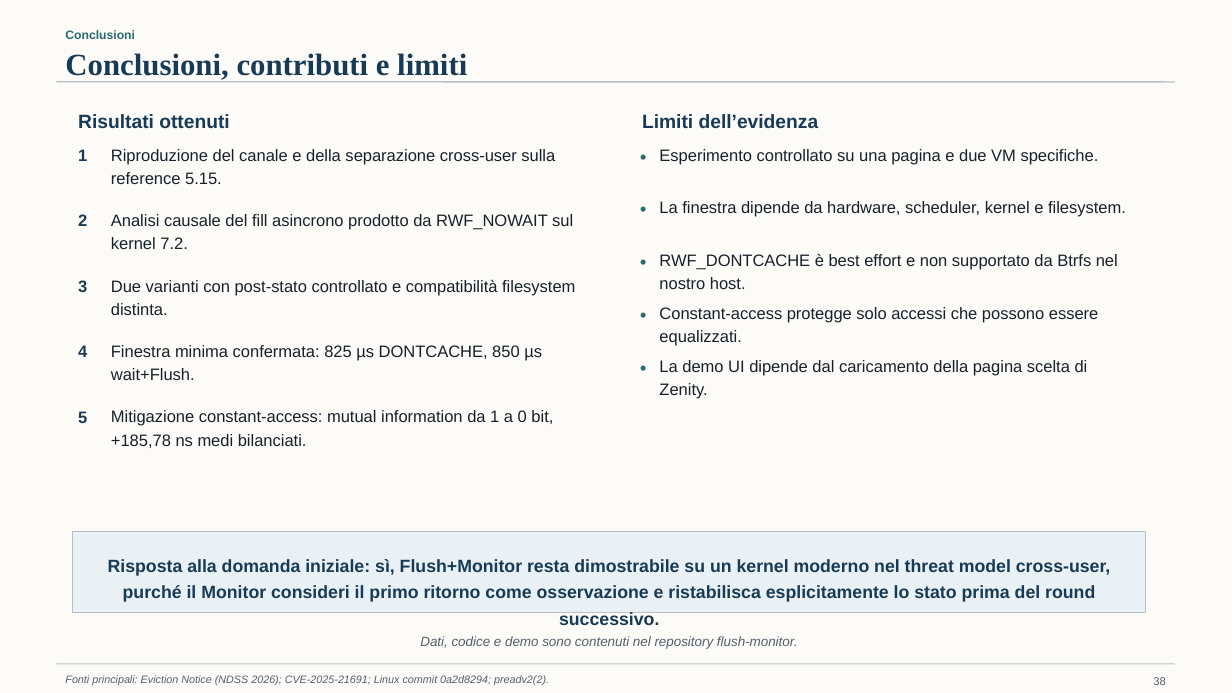
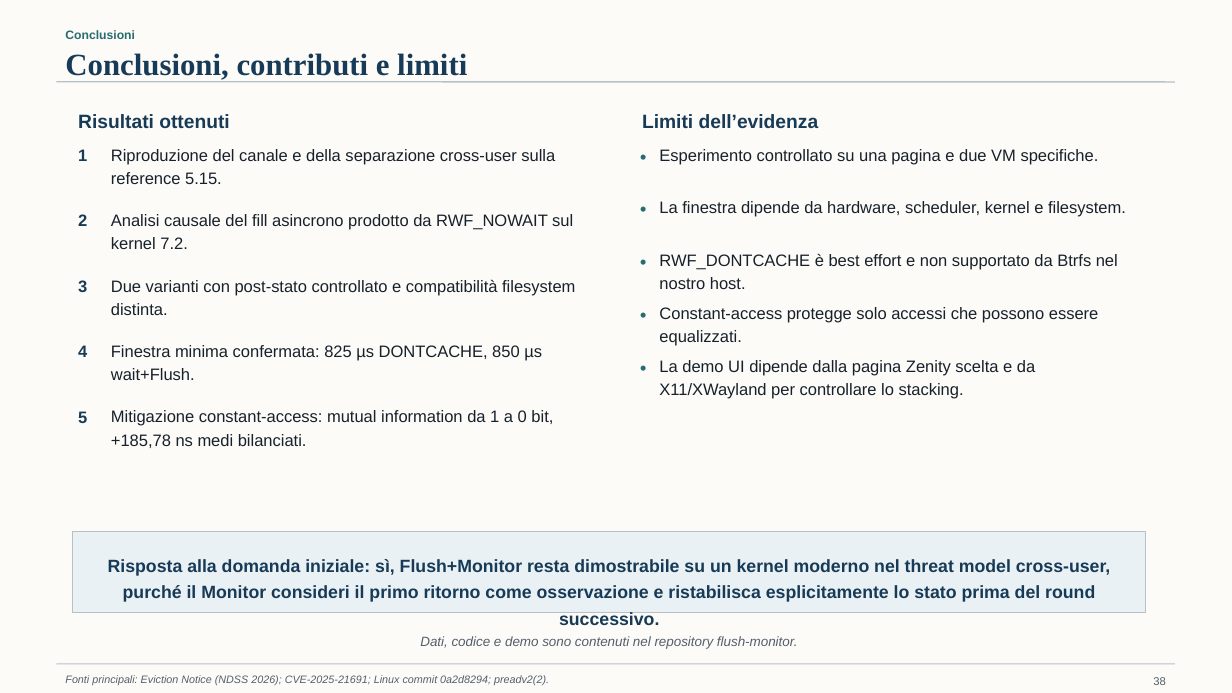
Before and after one commit to xAlekos/flush-monitor, a slide deck: slide 38 of presentation/flush-monitor.odp. Drawn at 1232x693 pixels with LibreOffice and Linux fonts; fonts in the diff are those of the drawing. Boxes give left, top, right and bottom in pixels: in the first picture for what was removed or moved away, otherwise in the second. Text is boxed around its words. In the diff, an @@ line names an element or a change of style, - is before the commit and + after.

```diff
--- a/presentation/flush-monitor.odp
+++ b/presentation/flush-monitor.odp
@@ text at bbox=[659, 360, 1035, 398]: text changed @@
-La demo UI dipende dal caricamento della pagina scelta di Zenity.
+La demo UI dipende dalla pagina Zenity scelta e da X11/XWayland per controllare lo stacking.
```
Also in this commit, not shown: 1 other slide changed, 4 other files.
